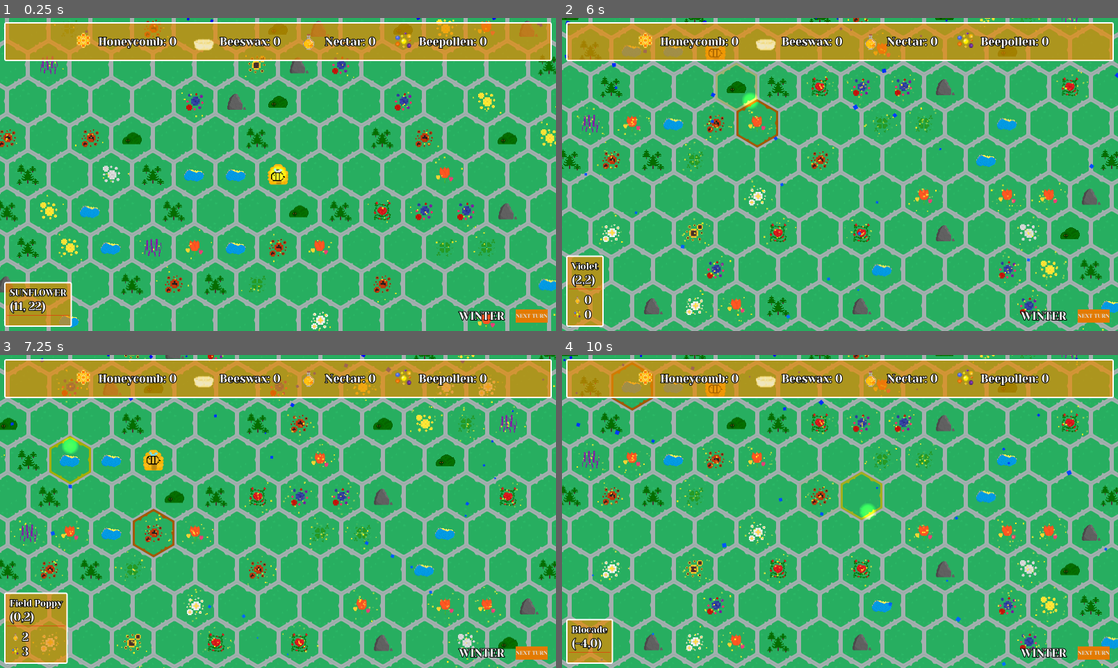
Above: before the commit, frames 1-4 (two rows, left to right).
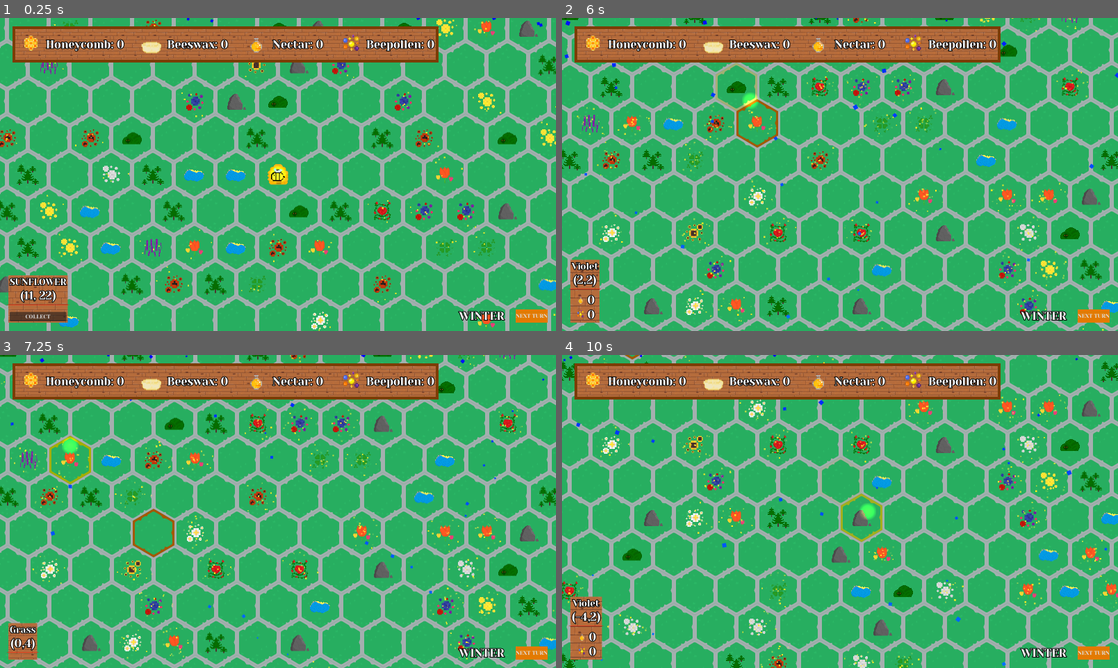
Above: after the commit, the same moments.

Repository: SpeedfireV/slavic-game-jam
Game: Godot game, scene res://game.tscn
Same seed, same stepped clock (60 frames per second), same inputs: the game is played once before the commit and once after it.
Inputs (mouse positions are in pixels of both pictures, inside the frame that each line leads up to):
- Up to frame 1 (0.25 s): no input
- Up to frame 2 (6 s): drag from (840, 174) to (878, 246) at 0.52 s; drag from (862, 212) to (817, 136) at 1.27 s; move the mouse to (817, 212) at 2.02 s; hold D (move_right) 2.03-2.75 s; right-click (817, 212) at 2.1 s; click (817, 212) at 2.3 s; drag from (689, 174) to (728, 246) at 2.77 s; drag from (695, 136) to (717, 246) at 3.52 s; drag from (734, 136) to (717, 246) at 4.27 s; move the mouse to (756, 174) at 5.02 s; hold S (move_down) 5.03-5.75 s; right-click (756, 174) at 5.1 s; click (756, 174) at 5.3 s; drag from (756, 136) to (734, 27) at 5.77 s
- Up to frame 3 (7.25 s): drag from (155, 517) to (72, 445) at 6.52 s
- Up to frame 4 (10 s): drag from (673, 533) to (634, 461) at 7.27 s; move the mouse to (650, 495) at 8.02 s; hold S (move_down) 8.03-8.75 s; right-click (650, 495) at 8.1 s; click (650, 495) at 8.3 s; drag from (778, 386) to (673, 464) at 8.77 s; drag from (634, 355) to (867, 511) at 9.52 s

The runs differ from the first frame. In frame 1, 14% of the frame differs, in the area x 0-100%, y 1-99%; in frame 2, 14%; in frame 3, 24%; in frame 4, 53%, in the area x 0-100%, y 0-100%.

Commit message:
music added

Diff:
--- /dev/null
+++ b/audio_stream_player.gd
@@ -0,0 +1,7 @@
+extends AudioStreamPlayer
+
+func _ready():
+	finished.connect(_on_finished)
+
+func _on_finished():
+	play()  # Restart the audio stream when it finishes
--- a/bee.gd
+++ b/bee.gd
@@ -34,8 +34,31 @@
 
 func _ready():
 	moves_left = total_number_of_moves
+	# GameManager.next_turn_sig.connect(_on_next_turn)
 
 func _input(event):
 	if GameManager.selected_bee == self:
 		if Input.is_action_just_pressed("move"):
 			GameManager.navigator.move_bee(self, GameManager.mouse_on_hex.coords)
+
+func add_resources(resources: CollectableResources):
+	equiped_resources.beepollen += resources.beepollen
+	equiped_resources.honeycomb += resources.honeycomb
+	equiped_resources.beeswax += resources.beeswax
+	equiped_resources.nectar += resources.nectar
+	moves_left -= resources.energy
+
+func give_resources_to_hive():
+	GameManager.collectable_resources.beepollen += equiped_resources.beepollen
+	GameManager.collectable_resources.honeycomb += equiped_resources.honeycomb
+	GameManager.collectable_resources.beeswax += equiped_resources.beeswax
+	GameManager.collectable_resources.nectar += equiped_resources.nectar
+	equiped_resources = CollectableResources.new()
+
+# func _on_next_turn(next_season: GameManager.Season):
+# 	moves_left = total_number_of_moves
+# 	if next_season == GameManager.Season.Winter and not Map.placed_hexagons.get(coords).hexagon_type == MapHexagon.HexagonType.Beehive:
+# 		die()
+
+# func die():
+# 	queue_free()
--- a/camera_2d.gd
+++ b/camera_2d.gd
@@ -21,7 +21,7 @@
 func _process(delta: float):
 	move_camera_wsad(delta)
 	lock_camera_movement()
-	if !lock_camera_move:
+	if lock_camera_move:
 		handle_edge_pan(delta)
 
 	global_position = lerp(global_position, target_position, 0.2)
--- a/flowers/lavender.tres
+++ b/flowers/lavender.tres
@@ -1,10 +1,21 @@
-[gd_resource type="Resource" script_class="Flower" load_steps=3 format=3 uid="uid://c4ckjv4lohhhk"]
+[gd_resource type="Resource" script_class="Flower" load_steps=5 format=3 uid="uid://c4ckjv4lohhhk"]
 
 [ext_resource type="Texture2D" uid="uid://dnwgn7b8yracu" path="res://assets/flowers/lavender.png" id="1_cxivd"]
 [ext_resource type="Script" uid="uid://c8gdaunyatd4t" path="res://flower.gd" id="1_mg0f6"]
+[ext_resource type="Script" uid="uid://0t5ugduq8561" path="res://collectable_resources.gd" id="2_gjrid"]
+
+[sub_resource type="Resource" id="Resource_3p28g"]
+script = ExtResource("2_gjrid")
+honeycomb = 0
+beeswax = 0
+nectar = 1
+beepollen = 1
+energy = 0
+metadata/_custom_type_script = "uid://0t5ugduq8561"
 
 [resource]
 script = ExtResource("1_mg0f6")
 flower_name = "Lavender"
 flower_texture = ExtResource("1_cxivd")
+possible_resources = SubResource("Resource_3p28g")
 metadata/_custom_type_script = "uid://c8gdaunyatd4t"
--- a/flowers/rose.tres
+++ b/flowers/rose.tres
@@ -1,10 +1,21 @@
-[gd_resource type="Resource" script_class="Flower" load_steps=3 format=3 uid="uid://cu7flfaff4vp5"]
+[gd_resource type="Resource" script_class="Flower" load_steps=5 format=3 uid="uid://cu7flfaff4vp5"]
 
 [ext_resource type="Script" uid="uid://c8gdaunyatd4t" path="res://flower.gd" id="1_h0ng6"]
 [ext_resource type="Texture2D" uid="uid://crpl8gqtj7crn" path="res://assets/flowers/rose.png" id="1_v21rf"]
+[ext_resource type="Script" uid="uid://0t5ugduq8561" path="res://collectable_resources.gd" id="2_wkil8"]
+
+[sub_resource type="Resource" id="Resource_8lenq"]
+script = ExtResource("2_wkil8")
+honeycomb = 0
+beeswax = 0
+nectar = 0
+beepollen = 0
+energy = 0
+metadata/_custom_type_script = "uid://0t5ugduq8561"
 
 [resource]
 script = ExtResource("1_h0ng6")
 flower_name = "Rose"
 flower_texture = ExtResource("1_v21rf")
+possible_resources = SubResource("Resource_8lenq")
 metadata/_custom_type_script = "uid://c8gdaunyatd4t"
--- a/flowers/tulip.tres
+++ b/flowers/tulip.tres
@@ -1,10 +1,21 @@
-[gd_resource type="Resource" script_class="Flower" load_steps=3 format=3 uid="uid://j62s5jhk145q"]
+[gd_resource type="Resource" script_class="Flower" load_steps=5 format=3 uid="uid://j62s5jhk145q"]
 
 [ext_resource type="Texture2D" uid="uid://313hvlqi8me4" path="res://assets/flowers/tulip.png" id="1_4i7pw"]
 [ext_resource type="Script" uid="uid://c8gdaunyatd4t" path="res://flower.gd" id="1_eoxy3"]
+[ext_resource type="Script" uid="uid://0t5ugduq8561" path="res://collectable_resources.gd" id="2_mgc6u"]
+
+[sub_resource type="Resource" id="Resource_mkb4f"]
+script = ExtResource("2_mgc6u")
+honeycomb = 0
+beeswax = 0
+nectar = 0
+beepollen = 0
+energy = 0
+metadata/_custom_type_script = "uid://0t5ugduq8561"
 
 [resource]
 script = ExtResource("1_eoxy3")
 flower_name = "Tulip"
 flower_texture = ExtResource("1_4i7pw")
+possible_resources = SubResource("Resource_mkb4f")
 metadata/_custom_type_script = "uid://c8gdaunyatd4t"
--- a/flowers/violet.tres
+++ b/flowers/violet.tres
@@ -1,10 +1,21 @@
-[gd_resource type="Resource" script_class="Flower" load_steps=3 format=3 uid="uid://b54g8wdc8u58p"]
+[gd_resource type="Resource" script_class="Flower" load_steps=5 format=3 uid="uid://b54g8wdc8u58p"]
 
 [ext_resource type="Script" uid="uid://c8gdaunyatd4t" path="res://flower.gd" id="1_3lcsk"]
 [ext_resource type="Texture2D" uid="uid://313hvlqi8me4" path="res://assets/flowers/tulip.png" id="1_go847"]
+[ext_resource type="Script" uid="uid://0t5ugduq8561" path="res://collectable_resources.gd" id="2_65wiv"]
+
+[sub_resource type="Resource" id="Resource_wn10h"]
+script = ExtResource("2_65wiv")
+honeycomb = 0
+beeswax = 0
+nectar = 0
+beepollen = 0
+energy = 0
+metadata/_custom_type_script = "uid://0t5ugduq8561"
 
 [resource]
 script = ExtResource("1_3lcsk")
 flower_name = "Violet"
 flower_texture = ExtResource("1_go847")
+possible_resources = SubResource("Resource_wn10h")
 metadata/_custom_type_script = "uid://c8gdaunyatd4t"
--- a/game.tscn
+++ b/game.tscn
@@ -6,6 +6,8 @@
 [ext_resource type="Script" uid="uid://cndgtqret5cf3" path="res://cursor_lighter.gd" id="4_fc0e3"]
 [ext_resource type="PackedScene" uid="uid://kumnmjotrcwj" path="res://navigator.tscn" id="5_7jktm"]
 [ext_resource type="Script" uid="uid://c51rmoryfpk4i" path="res://bees_node.gd" id="6_ryrav"]
+[ext_resource type="Script" uid="uid://n8vvu8btspss" path="res://audio_stream_player.gd" id="7_eow3j"]
+[ext_resource type="AudioStream" uid="uid://okemk7my3rj6" path="res://assets/songs/BeepBox-Song (1).wav" id="7_j5wjh"]
 
 [sub_resource type="Gradient" id="Gradient_feb5d"]
 offsets = PackedFloat32Array(0.200456, 1)
@@ -38,3 +40,8 @@
 script = ExtResource("4_fc0e3")
 
 [node name="NavigationLine" parent="." instance=ExtResource("5_7jktm")]
+
+[node name="AudioStreamPlayer" type="AudioStreamPlayer" parent="."]
+stream = ExtResource("7_j5wjh")
+autoplay = true
+script = ExtResource("7_eow3j")
--- a/managers/game_manager.gd
+++ b/managers/game_manager.gd
@@ -44,7 +44,10 @@
 	set(value):
 		mouse_on_hex = value
 		navigator.show_navigation()
-var selected_bee: Bee
+var selected_bee: Bee:
+	set(value):
+		selected_bee = value
+		GameManager.hud.show_hex_description(selected_hexagon)
 var bees_node: BeesNode
 var bees_row: BeesRow
 
--- a/map/map_hexagon.gd
+++ b/map/map_hexagon.gd
@@ -126,6 +126,7 @@
 		hexagon_resource.scale = Vector2(2, 2)
 	if hexagon_type == HexagonType.Flower:
 		flower_resource = Flowers.FLOWER_TYPES.pick_random()
+		print(flower_resource.flower_name)
 		hexagon_resource.texture = flower_resource.flower_texture
 		hexagon_resource.scale = Vector2(1.7, 1.7)
 		flower_particles.emitting = true
@@ -181,3 +182,10 @@
 		HexagonType.Grass:
 			return "Grass"
 	return "Unknown"
+
+
+func collect():
+	hexagon_type = HexagonType.Empty
+	flower_resource = null
+	hexagon_resource.texture = null
+	GameManager.hud.hex_description.update_info(GameManager.selected_hexagon)
--- a/navigator.gd
+++ b/navigator.gd
@@ -109,3 +109,5 @@
 		target_hex.selection_effect()
 		GameManager.selected_bee = bee
 		GameManager.selected_hexagon = Map.placed_hexagons.get(target_coords)
+		if GameManager.selected_hexagon.hexagon_type == MapHexagon.HexagonType.Beehive:
+			bee.give_resources_to_hive()
--- a/ui/bees_row.gd
+++ b/ui/bees_row.gd
@@ -4,6 +4,7 @@
 
 @onready var bee_name: LineEdit = %BeeName
 @onready var bees_row: HBoxContainer = %BeesRow
+@onready var energy_left_label: Label = %EnergyLeftName
 
 func _ready():
 	GameManager.bees_row = self
@@ -26,6 +27,12 @@
 			bee_name.visible = true
 		else:
 			bee_name.visible = false
+	if GameManager.selected_bee:
+		energy_left_label.visible = true
+		energy_left_label.text = "Energy Left: " + str(GameManager.selected_bee.moves_left)
+	else:
+		energy_left_label.visible = false
+
 
 
 func _on_bee_selected(bee: Bee):
--- a/ui/bees_row.tscn
+++ b/ui/bees_row.tscn
@@ -19,7 +19,11 @@
 theme_override_constants/separation = 32
 script = ExtResource("1_vbksi")
 
-[node name="BeeName" type="LineEdit" parent="."]
+[node name="HBoxContainer" type="HBoxContainer" parent="."]
+layout_mode = 2
+theme_override_constants/separation = 24
+
+[node name="BeeName" type="LineEdit" parent="HBoxContainer"]
 unique_name_in_owner = true
 visible = false
 layout_mode = 2
@@ -32,6 +36,11 @@
 alignment = 1
 expand_to_text_length = true
 
+[node name="EnergyLeftName" type="Label" parent="HBoxContainer"]
+unique_name_in_owner = true
+visible = false
+layout_mode = 2
+
 [node name="BeesRow" type="HBoxContainer" parent="."]
 unique_name_in_owner = true
 layout_mode = 2
--- a/ui/custom_theme.tres
+++ b/ui/custom_theme.tres
@@ -1,6 +1,14 @@
-[gd_resource type="Theme" load_steps=2 format=3 uid="uid://dp38infowk4e3"]
+[gd_resource type="Theme" load_steps=3 format=3 uid="uid://dp38infowk4e3"]
 
-[ext_resource type="StyleBox" uid="uid://fue2v0rxu66g" path="res://ui/theme_data/panel_container/panel_container.tres" id="1_6ddt3"]
+[ext_resource type="Texture2D" uid="uid://vck4iam4va7i" path="res://assets/plank_zepsuty.png" id="1_6ddt3"]
+
+[sub_resource type="StyleBoxTexture" id="StyleBoxTexture_ikglv"]
+texture = ExtResource("1_6ddt3")
+texture_margin_left = 4.0
+texture_margin_top = 4.0
+texture_margin_right = 4.0
+texture_margin_bottom = 4.0
+axis_stretch_horizontal = 1
 
 [resource]
 HeaderLarge/font_sizes/font_size = 32
@@ -8,4 +16,4 @@
 HeaderSmall/font_sizes/font_size = 20
 Label/constants/outline_size = 8
 Label/font_sizes/font_size = 32
-PanelContainer/styles/panel = ExtResource("1_6ddt3")
+PanelContainer/styles/panel = SubResource("StyleBoxTexture_ikglv")
--- a/ui/hex_description/hex_description.gd
+++ b/ui/hex_description/hex_description.gd
@@ -8,10 +8,13 @@
 @onready var beepollen_label: Label = %BeepollenLabel
 @onready var beepollen_icon: TextureRect = %BeepollenIcon
 
+@onready var collect_button: Button = %CollectButton
+
 var show_info_resources :bool = false
 
 func _ready() -> void:
 	GameManager.hexagon_selected.connect(update_info)
+	collect_button.pressed.connect(_on_collect_button_pressed)
 
 func update_info(hexagon: MapHexagon):
 	if hexagon.hexagon_type == MapHexagon.HexagonType.Flower:
@@ -22,6 +25,21 @@
 		resource_name_label.text = hexagon.get_hex_resource_name()
 
 	coordinates_label.text = "(" + str(hexagon.coords.x) + "," + str (hexagon.coords.y / 3) + ")"
+	if not hexagon.units_on_hex.has(GameManager.selected_bee) or GameManager.selected_bee == null or hexagon.hexagon_type != MapHexagon.HexagonType.Flower:
+		collect_button.visible = false
+	else:
+		collect_button.visible = true
+		if hexagon.flower_resource.possible_resources.energy > GameManager.selected_bee.moves_left:
+			collect_button.disabled = true
+			collect_button.text = "NOT ENOUGH MOVES"
+		else:
+			collect_button.disabled = false
+			print(hexagon)
+			print(hexagon.flower_resource)
+			print(hexagon.flower_resource.resource_name,
+				hexagon.flower_resource.flower_name)
+			print(hexagon.flower_resource.possible_resources)
+			collect_button.text = "[" + str(hexagon.flower_resource.possible_resources.energy) + " ENERGY]" + " COLLECT"
 
 
 func _process(delta: float) -> void:
@@ -37,3 +55,8 @@
 		beepollen_label.text = str(GameManager.selected_hexagon.flower_resource.possible_resources.beepollen)
 		beepollen_label.visible = true
 		beepollen_icon.visible = true
+
+func _on_collect_button_pressed():
+	if GameManager.selected_bee.moves_left >= GameManager.selected_hexagon.flower_resource.possible_resources.energy:
+		GameManager.selected_bee.add_resources(GameManager.selected_hexagon.flower_resource.possible_resources)
+		GameManager.selected_hexagon.collect()
--- a/ui/hex_description/hex_description.tscn
+++ b/ui/hex_description/hex_description.tscn
@@ -32,6 +32,7 @@
 unique_name_in_owner = true
 layout_mode = 2
 text = "(11, 22)"
+horizontal_alignment = 1
 
 [node name="HSeparator" type="HSeparator" parent="VBoxContainer"]
 layout_mode = 2
@@ -43,6 +44,7 @@
 
 [node name="HBoxContainer" type="HBoxContainer" parent="VBoxContainer"]
 layout_mode = 2
+size_flags_horizontal = 4
 
 [node name="NectarIcon" type="TextureRect" parent="VBoxContainer/HBoxContainer"]
 unique_name_in_owner = true
@@ -57,6 +59,7 @@
 
 [node name="HBoxContainer2" type="HBoxContainer" parent="VBoxContainer"]
 layout_mode = 2
+size_flags_horizontal = 4
 
 [node name="BeepollenIcon" type="TextureRect" parent="VBoxContainer/HBoxContainer2"]
 unique_name_in_owner = true
@@ -68,3 +71,9 @@
 layout_mode = 2
 theme_type_variation = &"HeaderLarge"
 text = ":"
+
+[node name="CollectButton" type="Button" parent="VBoxContainer"]
+unique_name_in_owner = true
+layout_mode = 2
+size_flags_vertical = 8
+text = "COLLECT"
--- a/ui/stats_bar.tscn
+++ b/ui/stats_bar.tscn
@@ -7,76 +7,87 @@
 [ext_resource type="Texture2D" uid="uid://bdtdhgm8ai0vb" path="res://assets/resources/honey.png" id="4_tv1aq"]
 [ext_resource type="Texture2D" uid="uid://b3jti0axoygk3" path="res://assets/resources/beepollen.png" id="6_0qvp0"]
 
+[sub_resource type="StyleBoxFlat" id="StyleBoxFlat_gsad2"]
+border_width_left = 8
+border_width_top = 8
+border_width_right = 8
+border_width_bottom = 8
+border_color = Color(0.48373, 0.238383, 0.0257465, 1)
+
 [node name="StatsBar" type="MarginContainer"]
-anchors_preset = 10
-anchor_right = 1.0
-offset_bottom = 62.0
-grow_horizontal = 2
+offset_right = 1298.0
+offset_bottom = 128.0
 theme_override_constants/margin_left = 24
 theme_override_constants/margin_top = 24
 theme_override_constants/margin_right = 24
 script = ExtResource("1_2qrqc")
 
-[node name="PanelContainer" type="PanelContainer" parent="."]
+[node name="PanelContainer2" type="PanelContainer" parent="."]
 layout_mode = 2
+size_flags_horizontal = 4
+theme_override_styles/panel = SubResource("StyleBoxFlat_gsad2")
 
-[node name="TempResourcesUI" type="HBoxContainer" parent="PanelContainer"]
+[node name="PanelContainer" type="PanelContainer" parent="PanelContainer2"]
+layout_mode = 2
+size_flags_horizontal = 4
+
+[node name="TempResourcesUI" type="HBoxContainer" parent="PanelContainer2/PanelContainer"]
 layout_mode = 2
 size_flags_horizontal = 4
 theme_override_constants/separation = 40
 
-[node name="HBoxContainer" type="HBoxContainer" parent="PanelContainer/TempResourcesUI"]
+[node name="HBoxContainer" type="HBoxContainer" parent="PanelContainer2/PanelContainer/TempResourcesUI"]
 layout_mode = 2
 
-[node name="TextureRect" type="TextureRect" parent="PanelContainer/TempResourcesUI/HBoxContainer"]
+[node name="TextureRect" type="TextureRect" parent="PanelContainer2/PanelContainer/TempResourcesUI/HBoxContainer"]
 custom_minimum_size = Vector2(80, 80)
 layout_mode = 2
 texture = ExtResource("4_tv1aq")
 
-[node name="Honeycomb" type="Label" parent="PanelContainer/TempResourcesUI/HBoxContainer"]
+[node name="Honeycomb" type="Label" parent="PanelContainer2/PanelContainer/TempResourcesUI/HBoxContainer"]
 unique_name_in_owner = true
 layout_mode = 2
 theme = ExtResource("2_a58cu")
 text = "HONEYCOMB 32"
 
-[node name="HBoxContainer2" type="HBoxContainer" parent="PanelContainer/TempResourcesUI"]
+[node name="HBoxContainer2" type="HBoxContainer" parent="PanelContainer2/PanelContainer/TempResourcesUI"]
 layout_mode = 2
 
-[node name="TextureRect" type="TextureRect" parent="PanelContainer/TempResourcesUI/HBoxContainer2"]
+[node name="TextureRect" type="TextureRect" parent="PanelContainer2/PanelContainer/TempResourcesUI/HBoxContainer2"]
 custom_minimum_size = Vector2(80, 80)
 layout_mode = 2
 texture = ExtResource("4_gsad2")
 
-[node name="Beeswax" type="Label" parent="PanelContainer/TempResourcesUI/HBoxContainer2"]
+[node name="Beeswax" type="Label" parent="PanelContainer2/PanelContainer/TempResourcesUI/HBoxContainer2"]
 unique_name_in_owner = true
 layout_mode = 2
 text = "BEESWAX 15"
 
-[node name="HBoxContainer3" type="HBoxContainer" parent="PanelContainer/TempResourcesUI"]
+[node name="HBoxContainer3" type="HBoxContainer" parent="PanelContainer2/PanelContainer/TempResourcesUI"]
 layout_mode = 2
 theme_override_constants/separation = 8
 
-[node name="TextureRect" type="TextureRect" parent="PanelContainer/TempResourcesUI/HBoxContainer3"]
+[node name="TextureRect" type="TextureRect" parent="PanelContainer2/PanelContainer/TempResourcesUI/HBoxContainer3"]
 custom_minimum_size = Vector2(80, 80)
 layout_mode = 2
 texture = ExtResource("3_a58cu")
 expand_mode = 1
 
-[node name="Nectar" type="Label" parent="PanelContainer/TempResourcesUI/HBoxContainer3"]
+[node name="Nectar" type="Label" parent="PanelContainer2/PanelContainer/TempResourcesUI/HBoxContainer3"]
 unique_name_in_owner = true
 layout_mode = 2
 text = "NECTAR"
 
-[node name="HBoxContainer4" type="HBoxContainer" parent="PanelContainer/TempResourcesUI"]
+[node name="HBoxContainer4" type="HBoxContainer" parent="PanelContainer2/PanelContainer/TempResourcesUI"]
 layout_mode = 2
 
-[node name="TextureRect" type="TextureRect" parent="PanelContainer/TempResourcesUI/HBoxContainer4"]
+[node name="TextureRect" type="TextureRect" parent="PanelContainer2/PanelContainer/TempResourcesUI/HBoxContainer4"]
 custom_minimum_size = Vector2(80, 80)
 layout_mode = 2
 texture = ExtResource("6_0qvp0")
 expand_mode = 1
 
-[node name="Beepollen" type="Label" parent="PanelContainer/TempResourcesUI/HBoxContainer4"]
+[node name="Beepollen" type="Label" parent="PanelContainer2/PanelContainer/TempResourcesUI/HBoxContainer4"]
 unique_name_in_owner = true
 layout_mode = 2
 text = "BEEPOLLEN"
Not shown, added: assets/songs/BeepBox-Song (1).mp3.import
Not shown, added: assets/songs/BeepBox-Song (1).wav.import
Not shown, added: assets/songs/BeepBox-Song(1).mp3.import
Not shown, added: assets/songs/BeepBox-Song.wav.import
Not shown, added: audio_stream_player.gd.uid
Not shown, added: export_presets.cfg
Not shown: 1 places in game.tscn that only renumber resources
Not shown: 1 places in ui/stats_bar.tscn that only renumber resources
Not shown, added: assets/songs/BeepBox-Song (1).mp3
Not shown, added: assets/songs/BeepBox-Song (1).wav
Not shown, added: assets/songs/BeepBox-Song(1).mp3
Not shown, added: assets/songs/BeepBox-Song.wav
